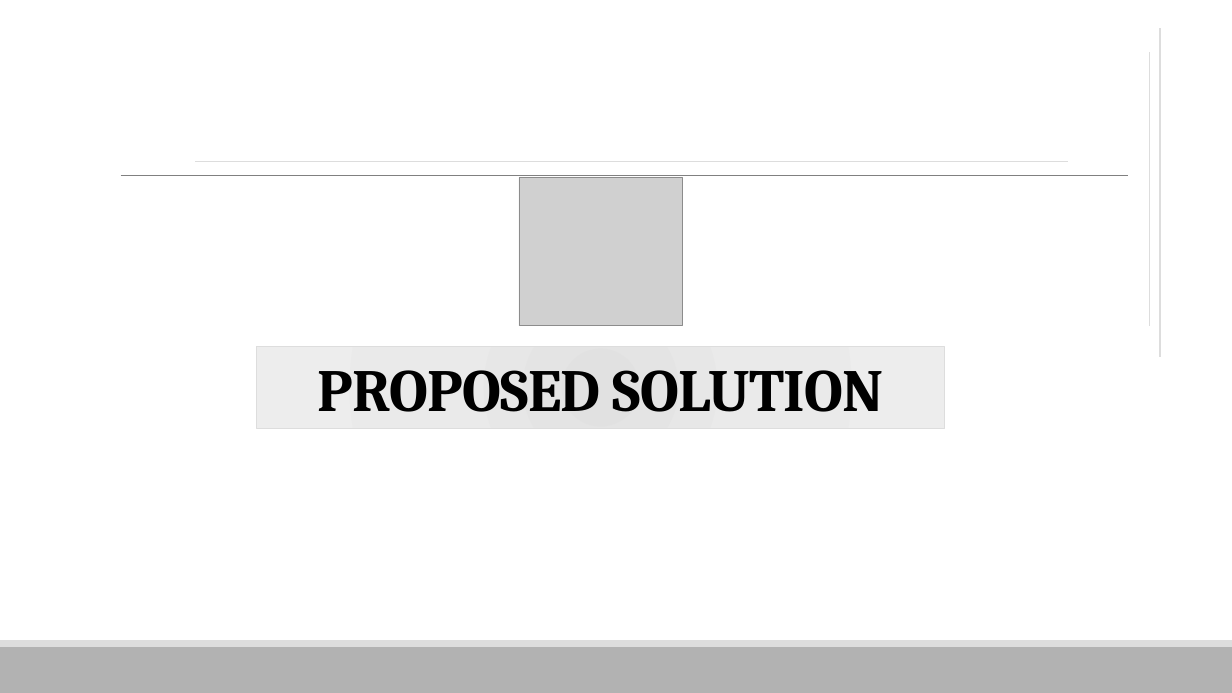
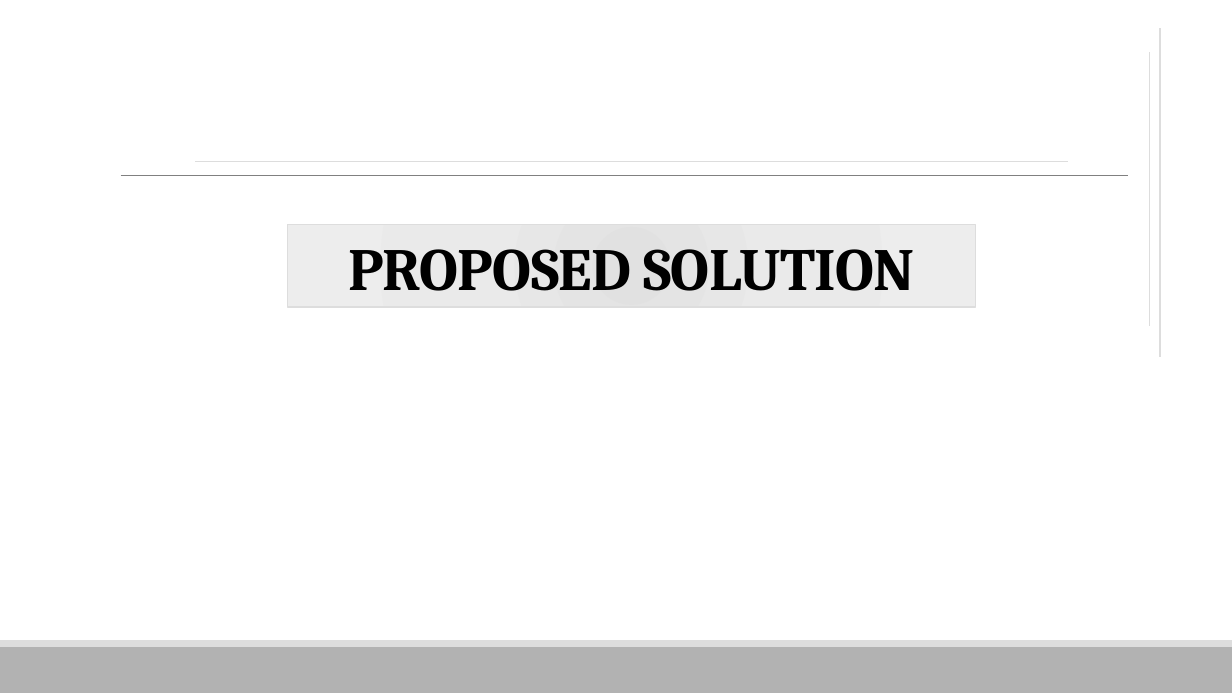
Before and after one commit to vnhabittracker/VHT-Server, a slide deck: slide 5 of VHT.pptx (slide 6 before the commit). Drawn at 1232x693 pixels with LibreOffice and Linux fonts; fonts in the diff are those of the drawing; grey boxes stand for pictures. Boxes give left, top, right and bottom in pixels: in the first picture for what was removed or moved away, otherwise in the second. Text is boxed around its words. In the diff, an @@ line names an element or a change of style, - is before the commit and + after.

```diff
--- a/VHT.pptx
+++ b/VHT.pptx
@@ picture removed at [519,177,683,326] @@
@@ title "PROPOSED SOLUTION": place and size @@
-title "PROPOSED SOLUTION" at [257,347,945,429]
+title "PROPOSED SOLUTION" at [287,225,975,307]
```
Also in this commit, not shown: 19 other slides changed, 4 slides added, 6 slides removed.
